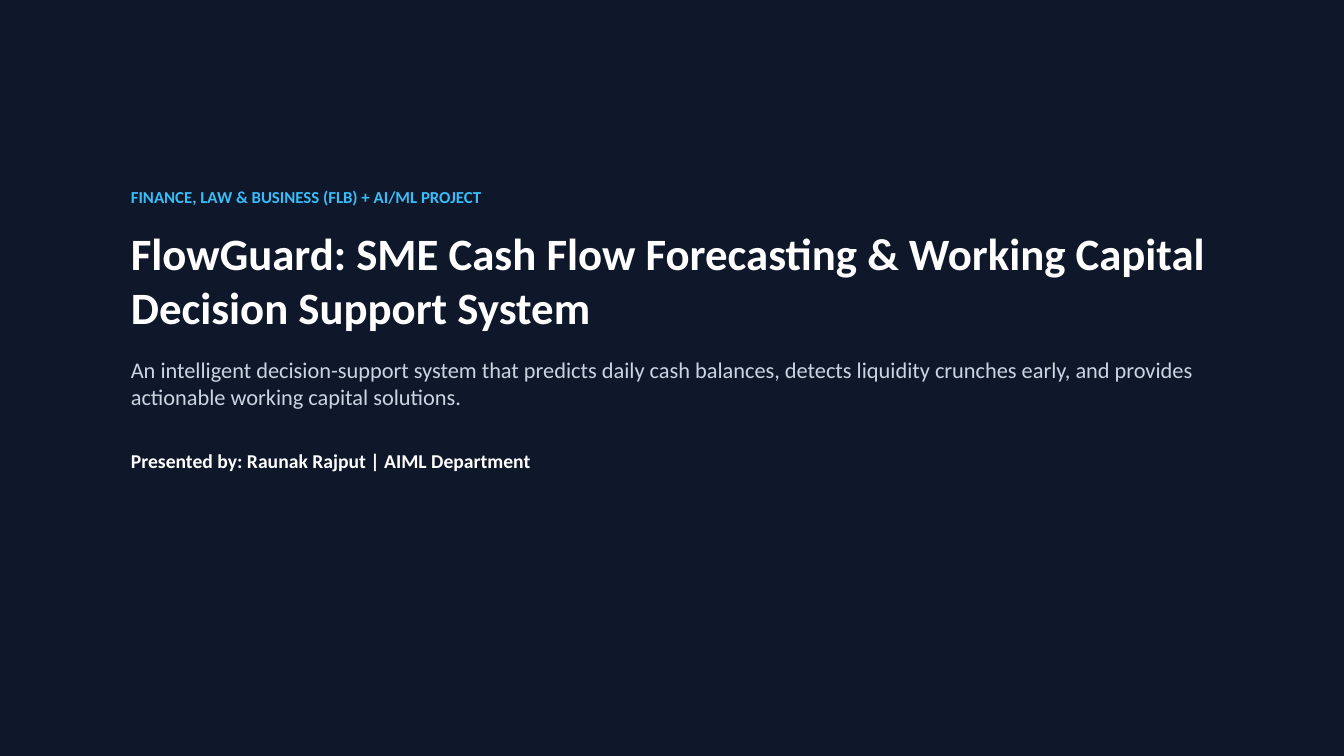
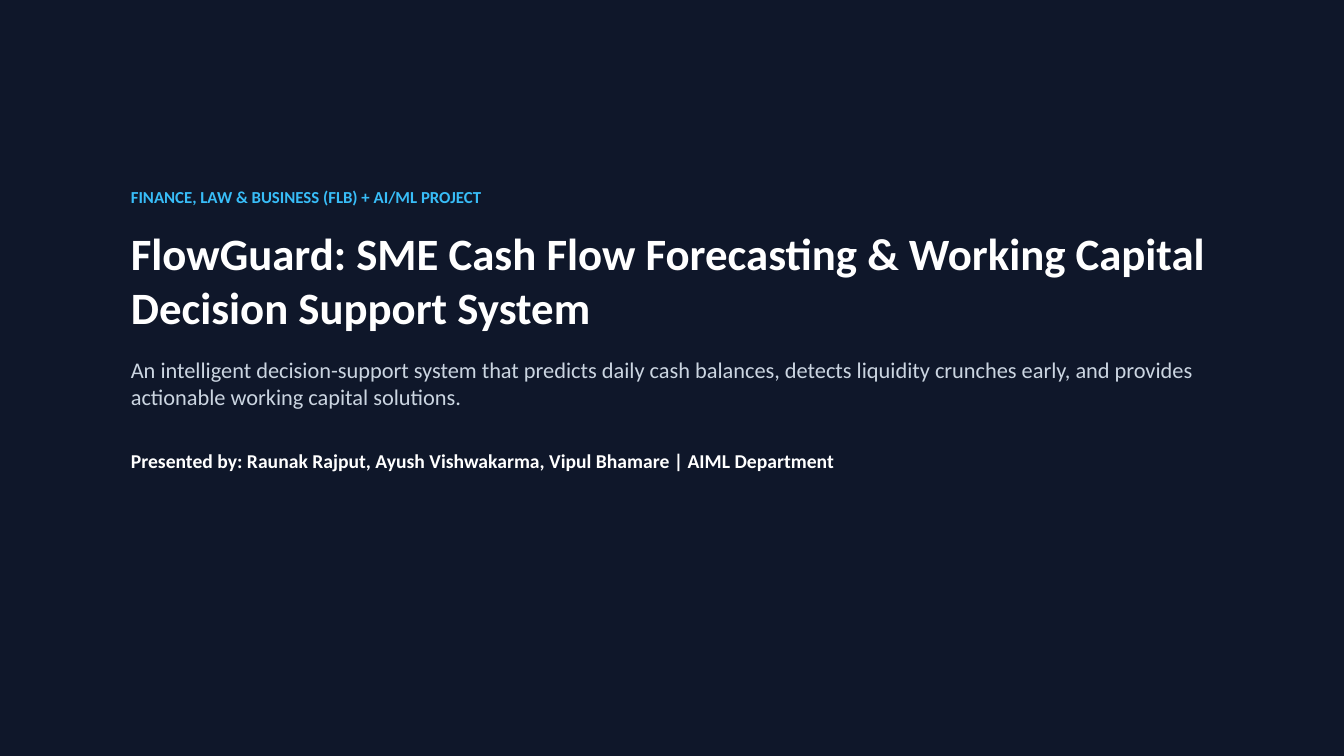
Before and after one commit to raunakrajput-04/flowguard-sme-cashflow, a slide deck: slide 1 of FlowGuard_Presentation.pptx. Drawn at 1344x756 pixels with LibreOffice and Linux fonts; fonts in the diff are those of the drawing. Boxes give left, top, right and bottom in pixels: in the first picture for what was removed or moved away, otherwise in the second. Text is boxed around its words. In the diff, an @@ line names an element or a change of style, - is before the commit and + after.

Commit message:
docs: update presentation title slide with all team members (Raunak, Ayush, Vipul)

```diff
--- a/FlowGuard_Presentation.pptx
+++ b/FlowGuard_Presentation.pptx
@@ text at (x1=131, y1=454, x2=834, y2=472): text changed @@
-Presented by: Raunak Rajput | AIML Department
+Presented by: Raunak Rajput, Ayush Vishwakarma, Vipul Bhamare | AIML Department
```
Also in this commit, not shown: 1 other file.
